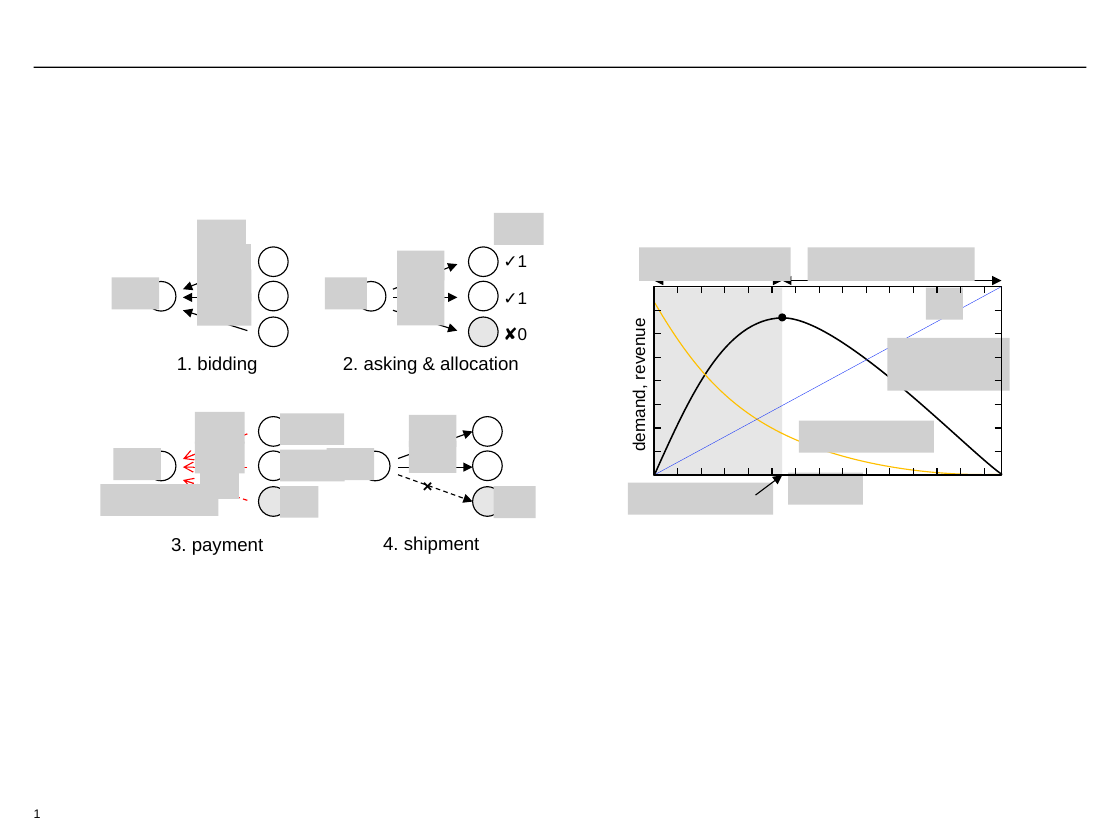
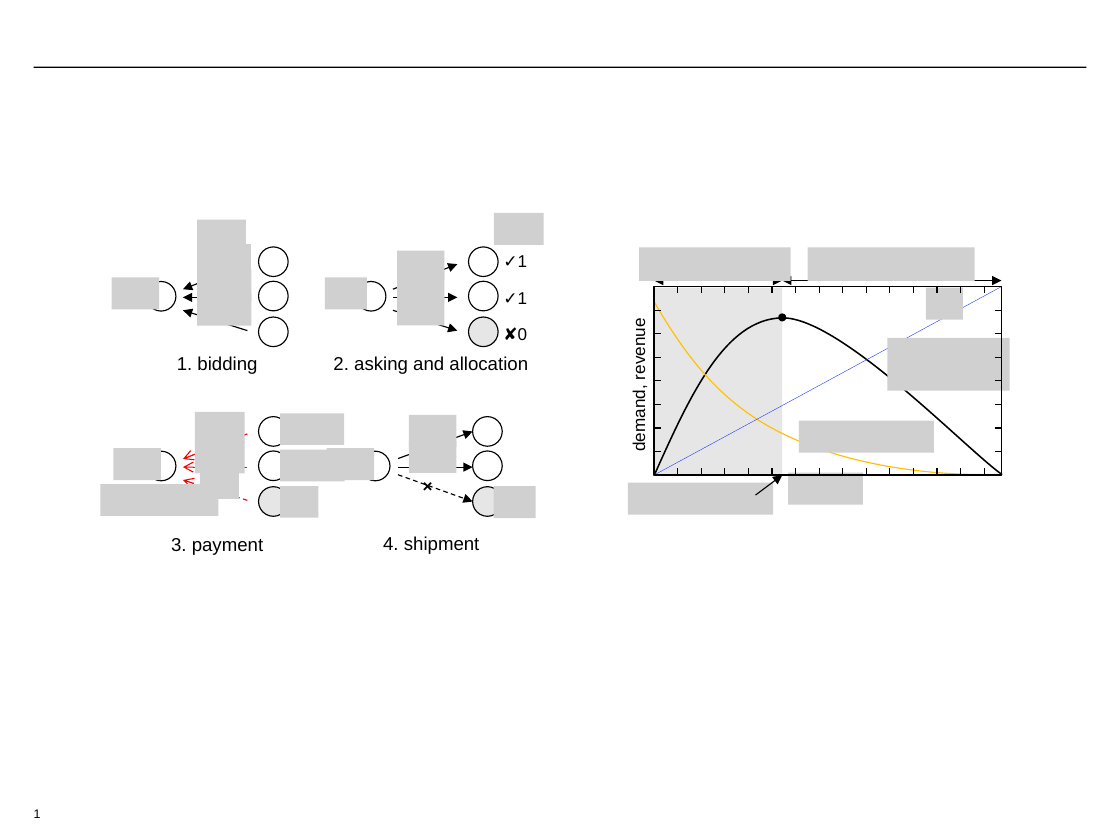
Before and after one commit to decentralized-daisy/NaaA, a slide deck: slide 1 of daisy.pptx. Drawn at 1120x840 pixels with LibreOffice and Linux fonts; fonts in the diff are those of the drawing; grey boxes stand for pictures. Boxes give left, top, right and bottom in pixels: in the first picture for what was removed or moved away, otherwise in the second. Text is boxed around its words. In the diff, an @@ line names an element or a change of style, - is before the commit and + after.

```diff
--- a/daisy.pptx
+++ b/daisy.pptx
@@ text at bbox=[333, 356, 528, 374]: text changed @@
-2. asking & allocation
+2. asking and allocation
```
Also in this commit, not shown: 18 other files.
